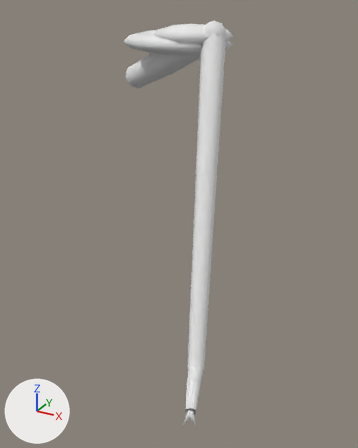
Renders of the FBX model unity/Assets/Art/Models/Hanakamakiri_Leg2.fbx from each side of a commit.
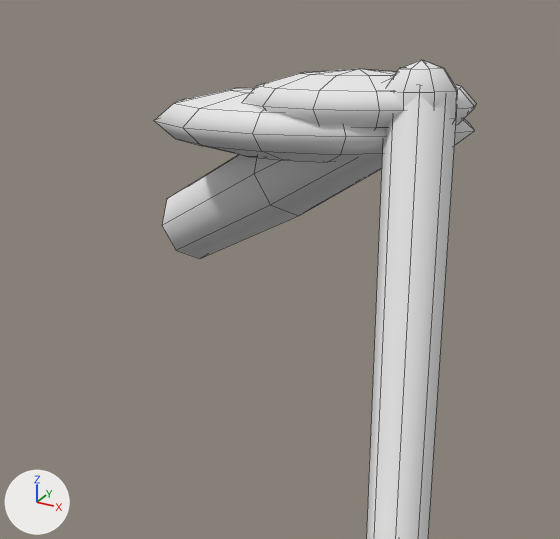
There are two pictures of each version: one whole from a camera (50 mm lens) standing at (0.522, -0.787, 0.118) and looking at (0.203, -0.208, -0.172), one close up on the part from 20% to 73% of the width and 0% to 41% of the height. The axes (+X, +Y, +Z) are drawn at lower left. The lights are the same throughout. The older version's two pictures come first. The close-ups show mesh edges as thin lines. Where no turn or scale is listed for an object, it has been applied to the vertices.

In view in the first close-up: 'Hanakamakiri_Leg2'.
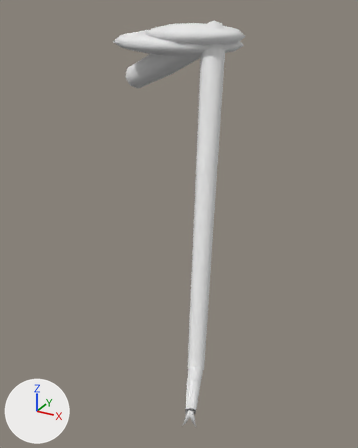
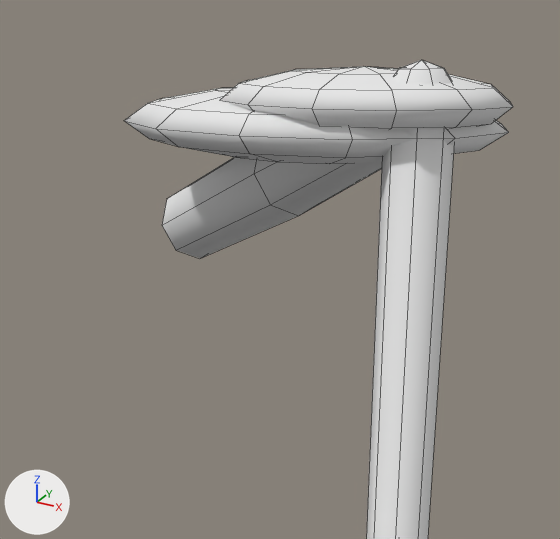
What changed in the scene script:
```text
Change me_hanakamakiri_leg2:
    used by ob_hanakamakiri_leg2; location = (0.0, 0.0, 0.0)
    remove me_hanakamakiri_leg2.from_pydata(...)  # 254 vertices, 260 faces; spans x -0.012..0.34, y -0.422..0.019, z -0.31..0.099
    add me_hanakamakiri_leg2.from_pydata(...)  # 254 vertices, 260 faces; spans x -0.012..0.34, y -0.422..0.03, z -0.31..0.099
    me_hanakamakiri_leg2 part 1: the loose piece of 62 vertices spanning x 0.02..0.223, y -0.153..0.014, z 0.048..0.084 is scaled about its middle by (1.18, 1.19, 1)
    me_hanakamakiri_leg2 part 2: the loose piece of 62 vertices spanning x 0.097..0.229, y -0.152..-0.034, z 0.062..0.094 is multiplied about its middle by the matrix ((1.265, -0.037, 0.0), (-0.037, 1.221, 0.0), (0.0, 0.0, 1.0)), then moved by (0.004, -0.002, 0.001)
```

Pixel boxes (x1, y1, x2, y2) of what changed, in the close-ups (560 x 539 px; the box of a moved part takes in the faces that stretch with it):
'Hanakamakiri_Leg2', reshaped
    before: (154, 60, 476, 539)
    after: (124, 60, 513, 539)
part 1 of me_hanakamakiri_leg2, moved or reshaped
    before: (154, 87, 475, 162)
    after: (124, 87, 509, 164)
part 2 of me_hanakamakiri_leg2, moved or reshaped
    before: (244, 69, 476, 129)
    after: (221, 67, 513, 130)
